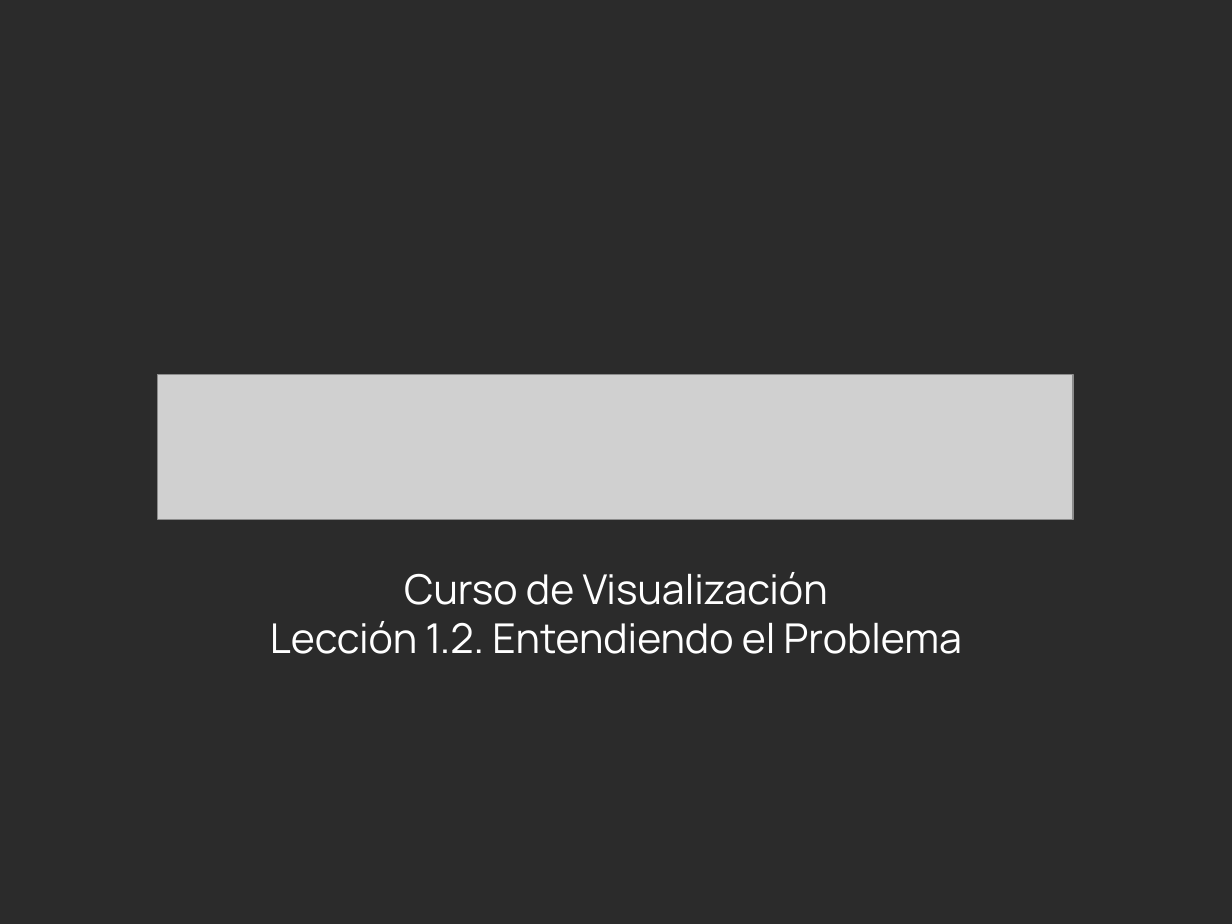
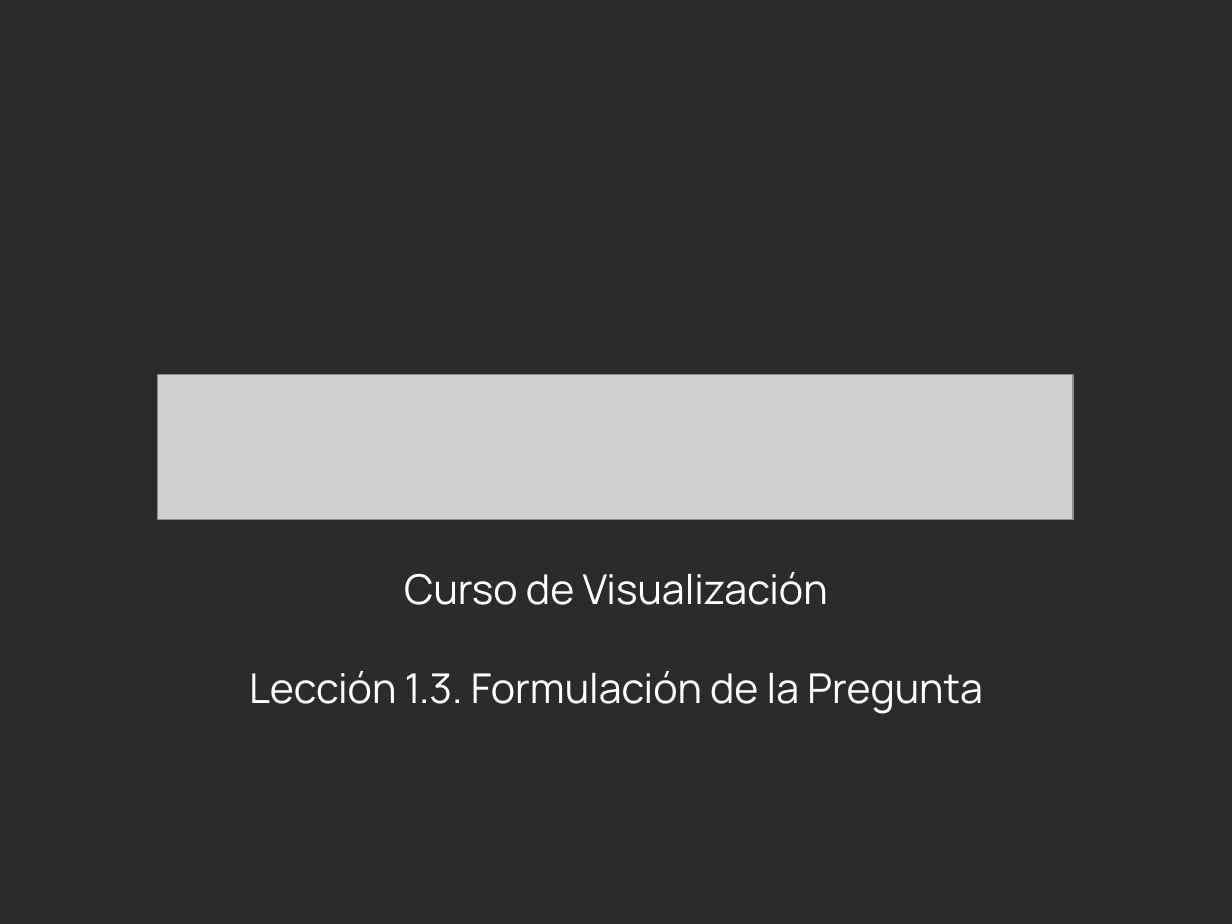
Before and after one commit to Laboratoria/curriculum, a slide deck: slide 1 of 18-data-visualization/Contenido Semana 1/1.3. Presentación - Formulación de las Preguntas.pptx. Drawn at 1232x924 pixels with LibreOffice and Linux fonts; fonts in the diff are those of the drawing; grey boxes stand for pictures; background and template pictures are left out; a plain dark background stands for a picture behind light text. Boxes give left, top, right and bottom in pixels: in the first picture for what was removed or moved away, otherwise in the second. Text is boxed around its words. In the diff, an @@ line names an element or a change of style, - is before the commit and + after.

```diff
--- a/18-data-visualization/Contenido Semana 1/1.3. Presentación - Formulación de las Preguntas.pptx
+++ b/18-data-visualization/Contenido Semana 1/1.3. Presentación - Formulación de las Preguntas.pptx
@@ subtitle at box(249, 671, 983, 714): text changed @@
-Lección 1.2. Entendiendo el Problema
+Lección 1.3. Formulación de la Pregunta
```
Also in this commit, not shown: 4 slides added, 3 slides removed, 13 other files.
